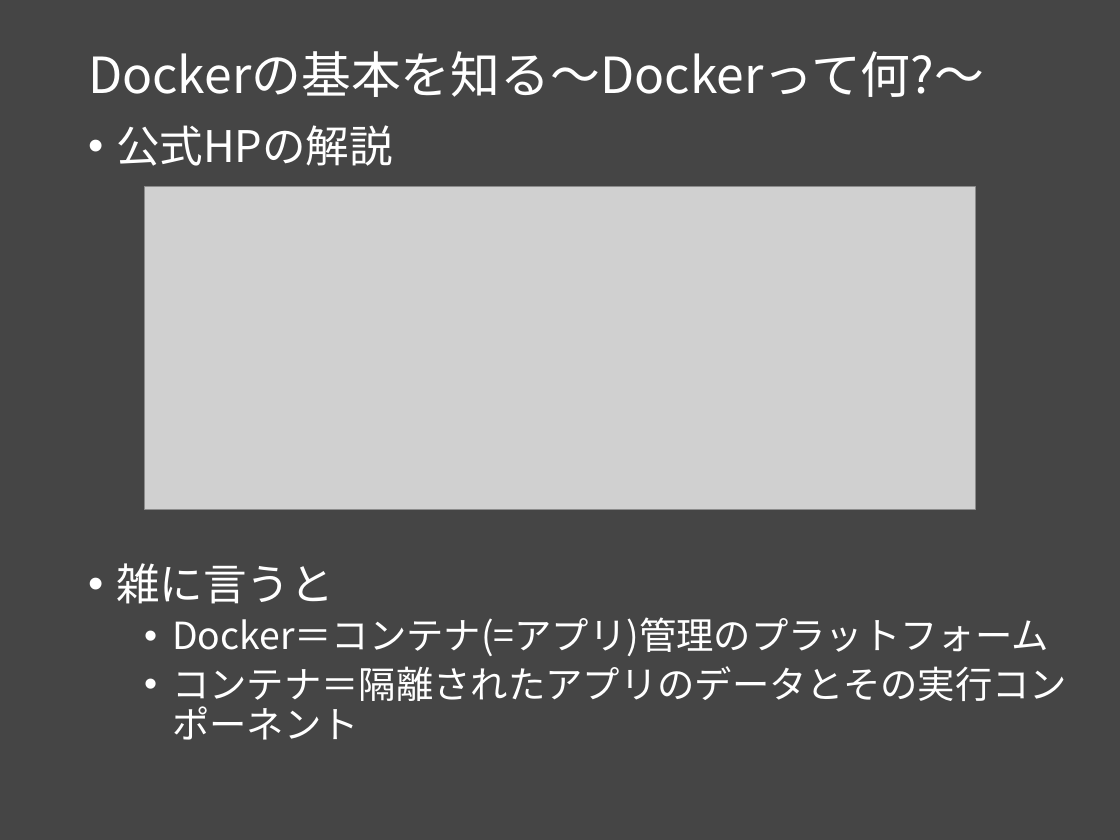
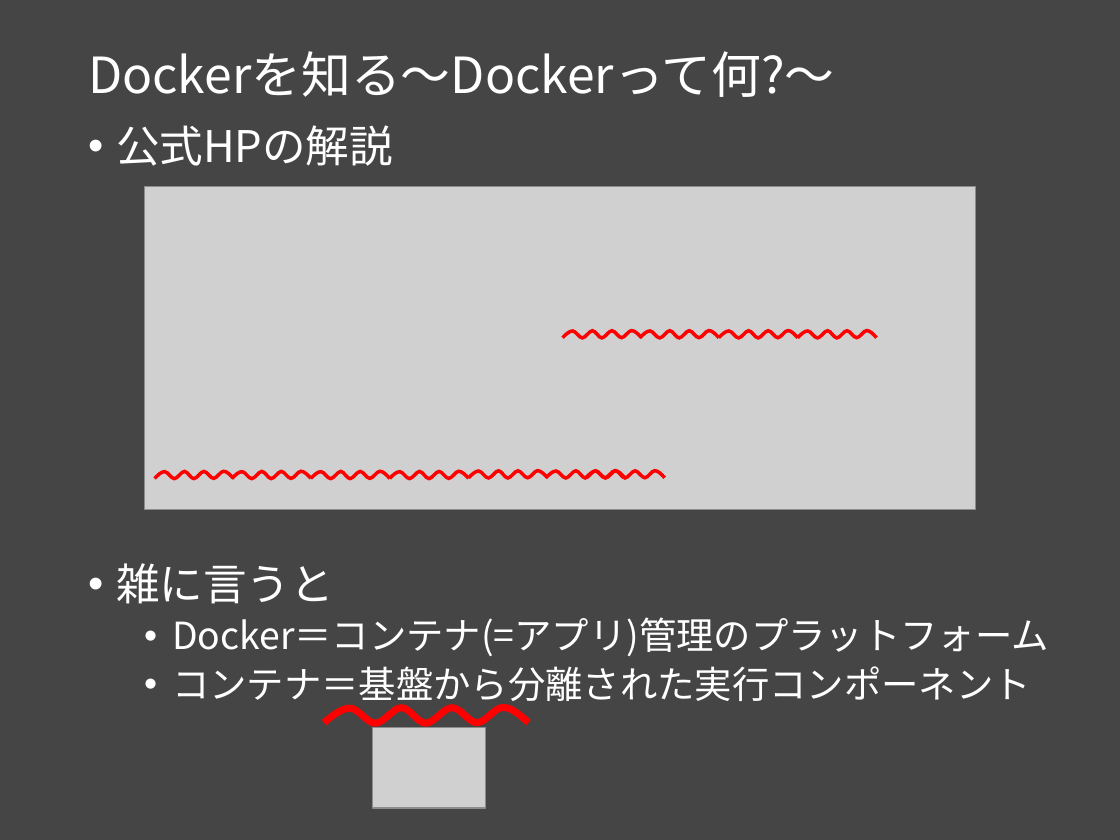
Before and after one commit to msntts/workshop_docker, a slide deck: slide 6 of docker勉強会Vol1.pptx (slide 5 before the commit). Drawn at 1120x840 pixels with LibreOffice and Linux fonts; fonts in the diff are those of the drawing; grey boxes stand for pictures. Boxes give left, top, right and bottom in pixels: in the first picture for what was removed or moved away, otherwise in the second. Text is boxed around its words. In the diff, an @@ line names an element or a change of style, - is before the commit and + after.

Commit message:
Dockerを知る完成

```diff
--- a/docker勉強会Vol1.pptx
+++ b/docker勉強会Vol1.pptx
@@ title at <box>88,51,835,97</box>: text changed @@
-Dockerの基本を知る～Dockerって何?～
+Dockerを知る～Dockerって何?～
@@ freeform shape added at <box>562,330,641,338</box>, outline #FF0000 2.25 pt @@
@@ freeform shape added at <box>640,330,718,338</box>, outline #FF0000 2.25 pt @@
@@ freeform shape added at <box>719,330,797,338</box>, outline #FF0000 2.25 pt @@
@@ freeform shape added at <box>797,330,876,338</box>, outline #FF0000 2.25 pt @@
@@ freeform shape added at <box>155,472,233,479</box>, outline #FF0000 2.25 pt @@
@@ freeform shape added at <box>232,472,310,479</box>, outline #FF0000 2.25 pt @@
@@ freeform shape added at <box>311,472,390,479</box>, outline #FF0000 2.25 pt @@
@@ freeform shape added at <box>390,472,468,479</box>, outline #FF0000 2.25 pt @@
@@ freeform shape added at <box>468,470,547,478</box>, outline #FF0000 2.25 pt @@
@@ freeform shape added at <box>545,470,624,478</box>, outline #FF0000 2.25 pt @@
@@ freeform shape added at <box>586,470,664,478</box>, outline #FF0000 2.25 pt @@
@@ text at <box>172,666,1031,708</box>: text changed @@
-  • コンテナ＝隔離されたアプリのデータとその実行コンポーネント
+  • コンテナ＝基盤から分離された実行コンポーネント
@@ freeform shape added at <box>324,708,529,724</box>, outline #FF0000 4.5 pt @@
@@ picture added at <box>373,728,486,809</box> @@
```
Also in this commit, not shown: 8 other slides changed, 6 slides added, 1 slide removed.
